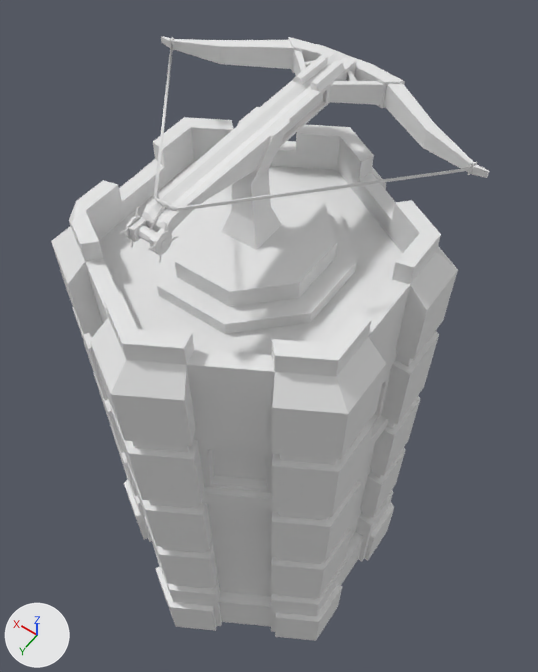
A saved change to the FBX model Models/FBX/Ballista Tower L1.fbx.
Camera for both pictures: a 50 mm camera at (-1.43, 1.87, 5.21) aimed at (0.06, -0.23, 1.92). Every picture has the same lights, and +X, +Y and +Z are marked at lower left. Where no turn or scale is listed for an object, it has been applied to the vertices.

Names of what the first picture shows: 'Ballista', 'Ballista Tower', 'RotatePad'.
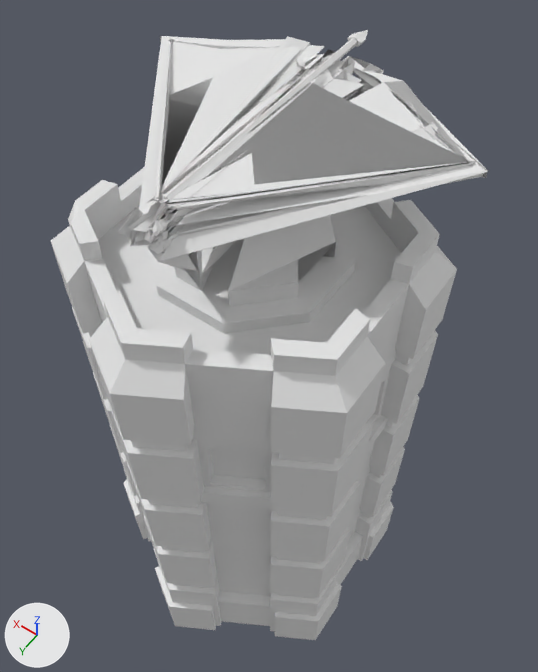
Changed parts and their boxes (x1, y1, x2, y2) in the pictures (538 x 672 px; the box of a moved part takes in the faces that stretch with it):
```json
{"object": "Ballista Tower", "change": "moved", "before": [51, 117, 458, 641], "after": [51, 166, 457, 640]}
{"object": "Ballista", "change": "reshaped, moved", "before": [119, 36, 489, 307], "after": [118, 36, 488, 306]}
{"object": "RotatePad", "change": "moved", "before": [154, 199, 357, 334], "after": [153, 212, 356, 333]}
{"object": "BIKarrow.001", "change": "added", "after": [163, 30, 368, 200], "faces in mat_brick_01 (white #e7e7e7)": [163, 38, 357, 200], "faces in mat_brick_02 (white #e7e7e7)": [348, 30, 368, 47]}
{"part": 1, "of": "me_cylinder", "change": "moved or reshaped", "before": [148, 60, 345, 250], "after": [131, 63, 352, 291]}
```

Edits to the scene script, one JSON object a line:
```json
{"op": "add", "block": "mat_metal_001", "code": ["mat_metal_001 = principled_material('Metal.001')", "mat_metal_001.base_color = (0.8, 0.8, 0.8)  # white #e7e7e7", "mat_metal_001.roughness = 0.553"]}
{"op": "add", "block": "mat_rope_001", "code": ["mat_rope_001 = principled_material('Rope.001')", "mat_rope_001.base_color = (0.8, 0.8, 0.8)  # white #e7e7e7", "mat_rope_001.roughness = 0.553"]}
{"block": "me_cylinder", "where": "# used by ob_ballista; location = (-0.005, -0.003, 2.909)"}
{"op": "remove", "block": "me_cylinder", "code": "me_cylinder.from_pydata(...)  # 650 vertices, 728 faces; spans x -0.81..0.81, y -0.73..0.66, z -0.05..0.56"}
{"op": "add", "block": "me_cylinder", "code": "me_cylinder.from_pydata(...)  # 637 vertices, 712 faces; spans x -0.81..0.81, y -0.73..0.66, z -0.05..0.56"}
{"block": "me_cylinder", "change": "me_cylinder part 1: 30 vertices removed from x -0.07..0.07, y -0.58..0.66, z 0.44..0.56; 17 vertices added at x 0.0, y -0.46..0.56, z -0.05..0.49"}
{"op": "remove", "block": "me_cylinder", "code": "me_cylinder.materials.append(mat_wood)  # white #e7e7e7"}
{"op": "remove", "block": "me_cylinder", "code": "me_cylinder.materials.append(mat_metal)  # white #e7e7e7"}
{"op": "add", "block": "me_cylinder", "code": "me_cylinder.materials.append(mat_metal_001)  # white #e7e7e7"}
{"op": "add", "block": "me_cylinder", "code": "me_cylinder.materials.append(mat_rope_001)  # white #e7e7e7"}
{"op": "add", "block": "me_cylinder_000", "code": ["me_cylinder_000 = bpy.data.meshes.new('Cylinder.000')", "me_cylinder_000.from_pydata(...)  # 31 vertices, 32 faces; spans x -0.036..0.036, y -1.358..0.0, z -0.018..0.023", "# faces by material slot: [8, 24]", "me_cylinder_000.materials.append(mat_brick_01)  # white #e7e7e7", "me_cylinder_000.materials.append(mat_brick_02)  # white #e7e7e7"]}
{"op": "set", "path": "ob_rotatepad.location", "old": "(-0.005, -0.003, 2.909)", "new": "(0.0, -0.003, 2.909)"}
{"op": "set", "path": "ob_ballista_tower.location", "old": "(-0.005, 0.005, 0.0)", "new": "(0.0, 0.005, 0.0)"}
{"op": "set", "path": "ob_ballista.location", "old": "(-0.005, -0.003, 2.909)", "new": "(0.0, -0.003, 2.909)"}
{"op": "add", "block": "ob_bikarrow_001", "code": ["ob_bikarrow_001 = bpy.data.objects.new('BIKarrow.001', me_cylinder_000)", "ob_bikarrow_001.location = (0.0, 0.471, 3.454)"]}
```
